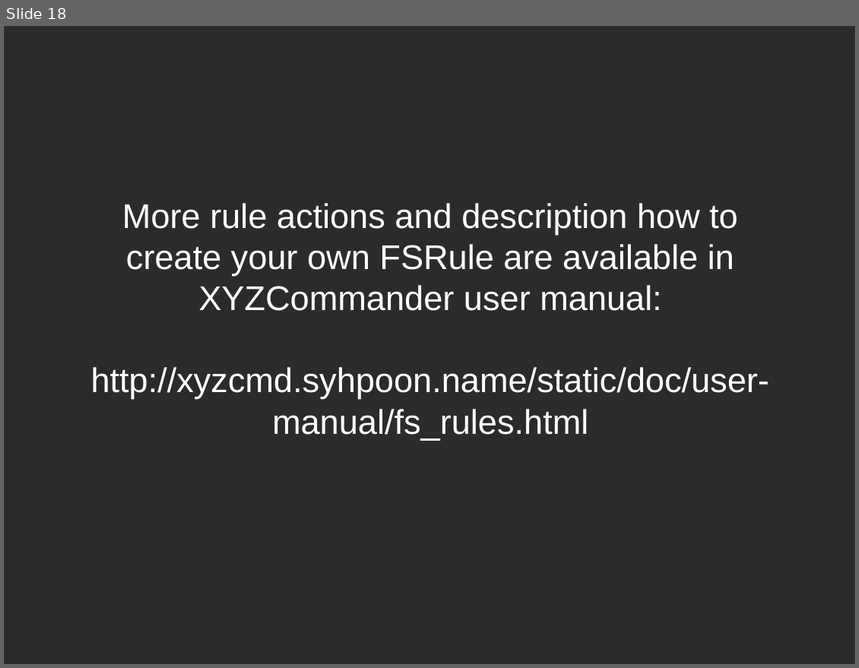
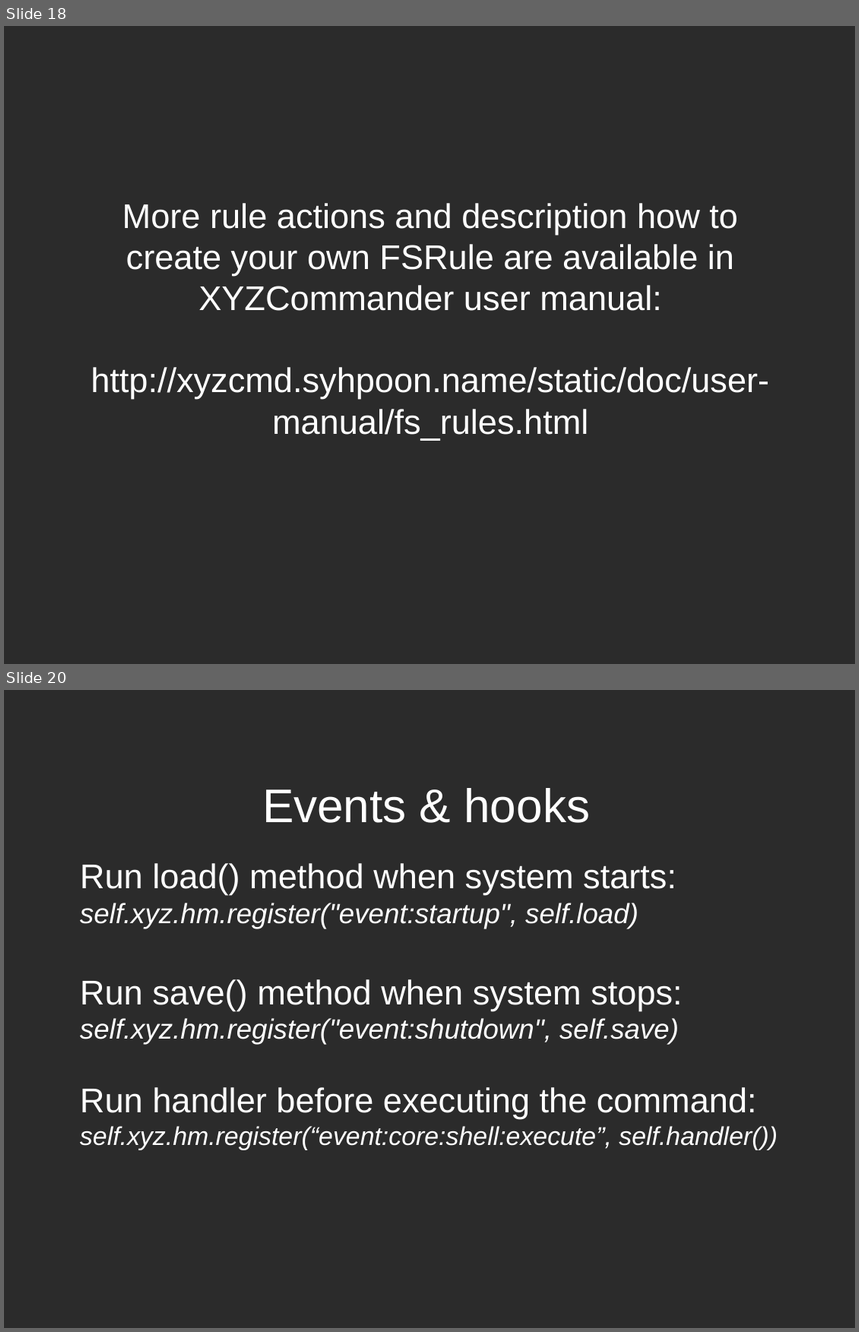
Before and after one commit to syhpoon/xyzcmd, a slide deck: doc/overview.odp. Shown one above the other, each under a label of ours: slide 18 before the commit, slides 18 and 20 after it; the slides between them are not shown. The pictures are 859x668 and 859x1332 pixels, drawn with LibreOffice and Linux fonts; fonts in the diff are those of the drawing; background and template pictures are left out; a plain dark background stands for a picture behind light text. Boxes give left, top, right and bottom in pixels: in the first picture for what was removed or moved away, otherwise in the second. Text is boxed around its words. In the diff, an @@ line names an element or a change of style, - is before the commit and + after.

```diff
--- a/doc/overview.odp
+++ b/doc/overview.odp
@@ slide 20 added at box(4, 690, 855, 1328), background picture (left out) @@
@@ title added at box(262, 788, 590, 823), 44 pt, text #FFFFFF @@
+Events & hooks
@@ subtitle added at box(80, 863, 778, 1151), 32 pt, text #FFFFFF, italic @@
+Run load() method when system starts:
+self.xyz.hm.register("event:startup", self.load)
+Run save() method when system stops:
+self.xyz.hm.register("event:shutdown", self.save)
+Run handler before executing the command:
+self.xyz.hm.register(“event:core:shell:execute”, self.handler())
```
Also in this commit, not shown: 2 slides changed, 1 other slide added, 1 slide removed, 5 other files.
